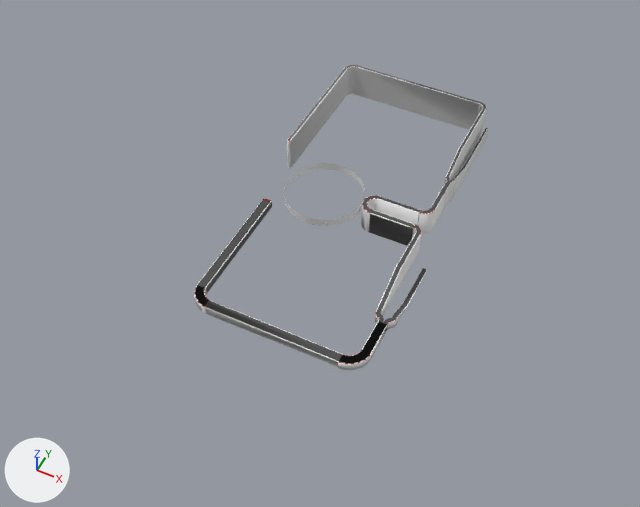
The Blender file Tracks/npn_active.blend as it was, and as the next commit left it.
The view is the same before and after, from a 50 mm camera at (579.0, -1393.0, 1541.0) aimed at (-67.0, -102.0, -73.0). The axes (+X, +Y, +Z) are drawn at lower left. The lights are the same throughout.

Names of what the first picture shows: 'BezierCircle', 'Track.004'.
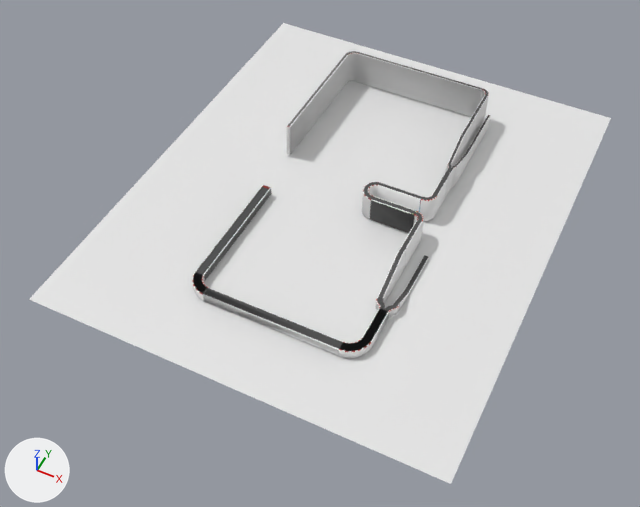
What differs and where, as boxes [x1, y1, x2, y2] in the pictures (640 x 507 px):
'Plane', added
    after: [29, 23, 611, 484]
'Track.004', moved
    before: [194, 65, 488, 370]
    after: [192, 51, 490, 358]
'BezierCircle', hidden
    before: [284, 163, 365, 226]

Edits to the bpy script that builds the scene:
```text
Add me_plane:
    me_plane.from_pydata(...)  # 2438 vertices, 2340 faces; spans x -1.0..1.0, y -1.0..1.0, z 0.0
Change ob_beziercircle:
    add ob_beziercircle.hide_set(True)
Change ob_track_004:
    ob_track_004.location: (0.0, 0.0, 0.0) -> (0.0, 0.0, 45.0)
Add ob_plane:
    ob_plane = bpy.data.objects.new('Plane', me_plane)
    ob_plane.location = (-55.0, 28.0, 0.0)
    ob_plane.scale = (500.0, 600.0, 500.0)
```
